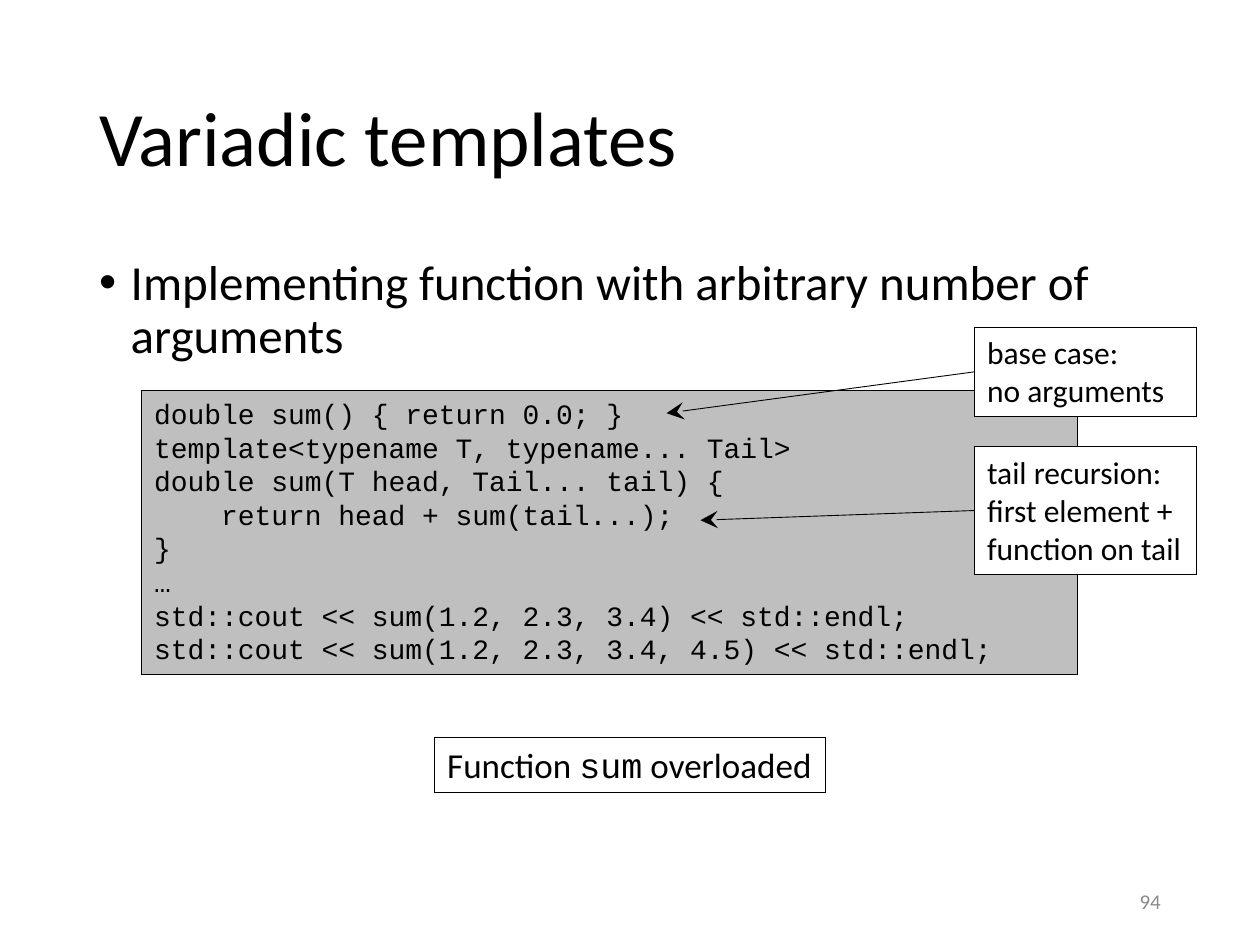
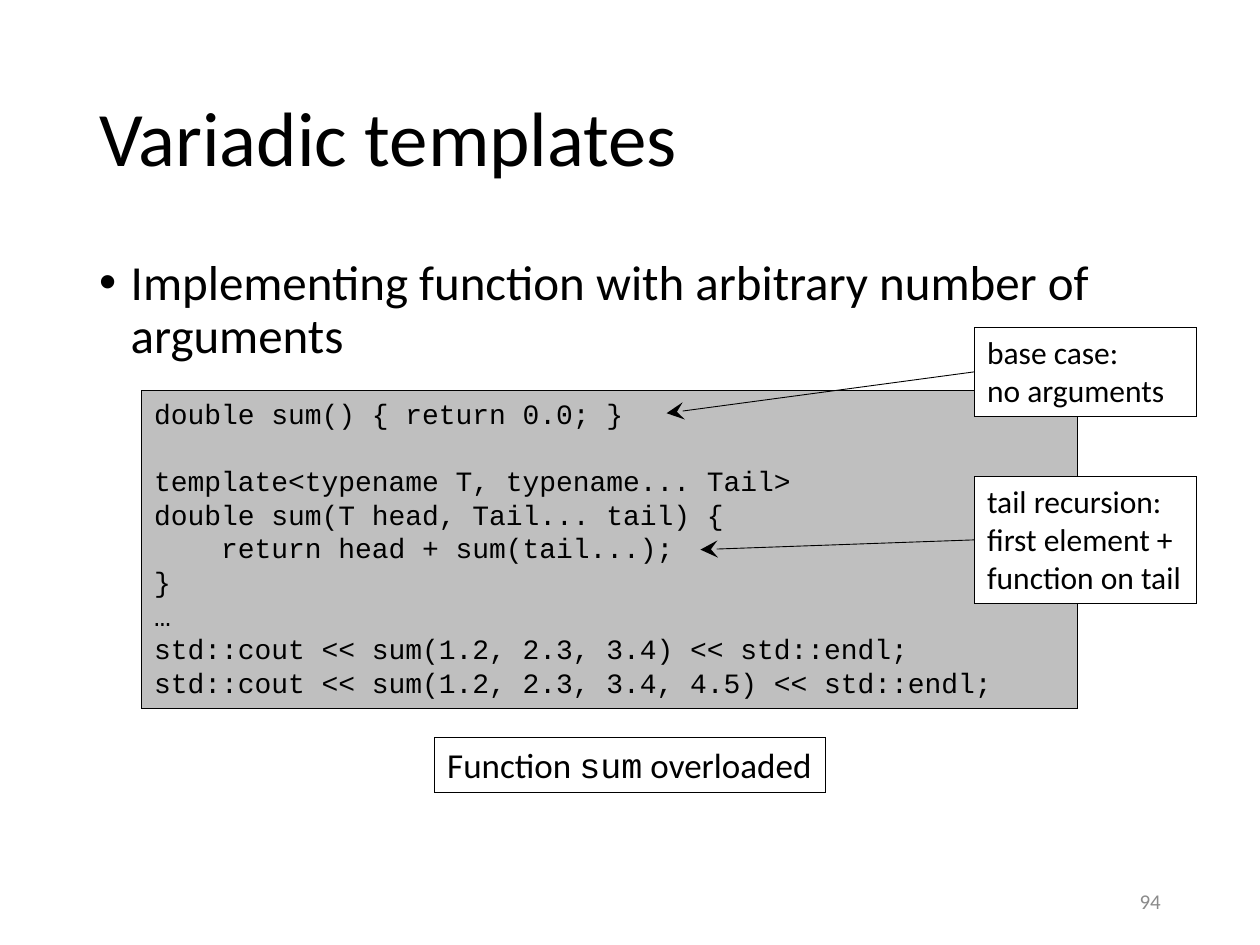
Before and after one commit to gjbex/Scientific-C-plus-plus, a slide deck: slide 94 of scientific_cpp.pptx. Drawn at 1260x945 pixels with LibreOffice and Linux fonts; fonts in the diff are those of the drawing. Boxes give left, top, right and bottom in pixels: in the first picture for what was removed or moved away, otherwise in the second. Text is boxed around its words. In the diff, an @@ line names an element or a change of style, - is before the commit and + after.

```diff
--- a/scientific_cpp.pptx
+++ b/scientific_cpp.pptx
@@ rectangle "double sum() { return 0.0; ...": place and size @@
-rectangle "double sum() { return 0.0; ..." at (142,391,1077,675)
+rectangle "double sum() { return 0.0; ..." at (142,391,1077,708)
@@ rectangle "tail recursion: first element + ...": place and size @@
-rectangle "tail recursion: first element + ..." at (975,447,1197,575)
+rectangle "tail recursion: first element + ..." at (975,476,1197,604)
@@ arrow moved from (975, 510) - (701, 520) to (975, 539) - (701, 549) @@
```
Also in this commit, not shown: 5 other slides changed.
